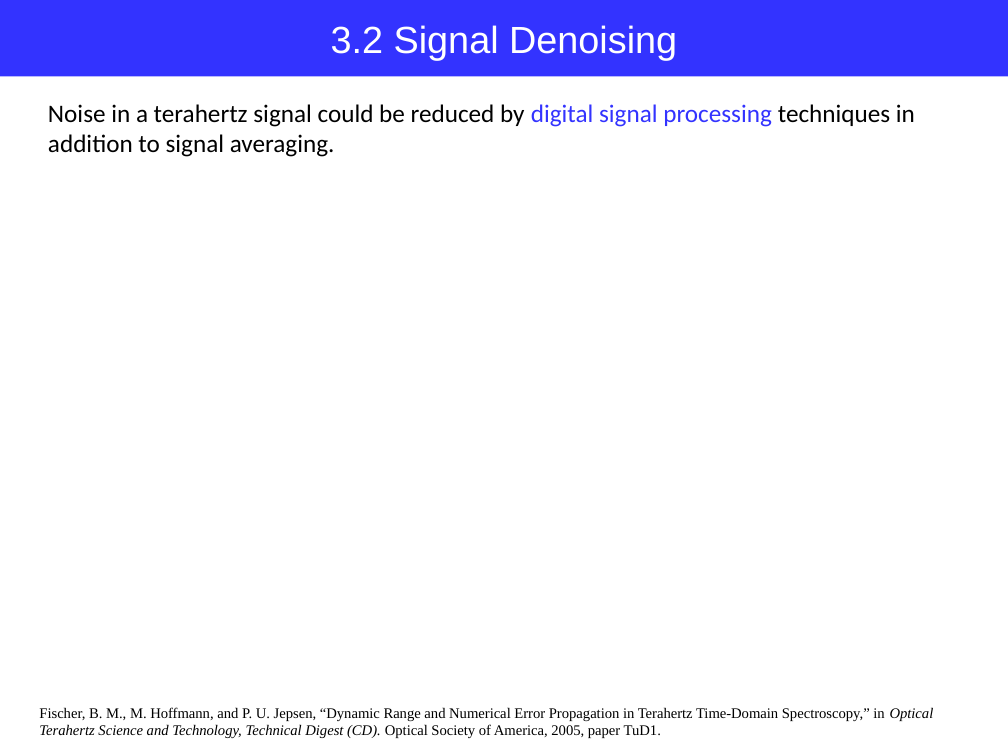
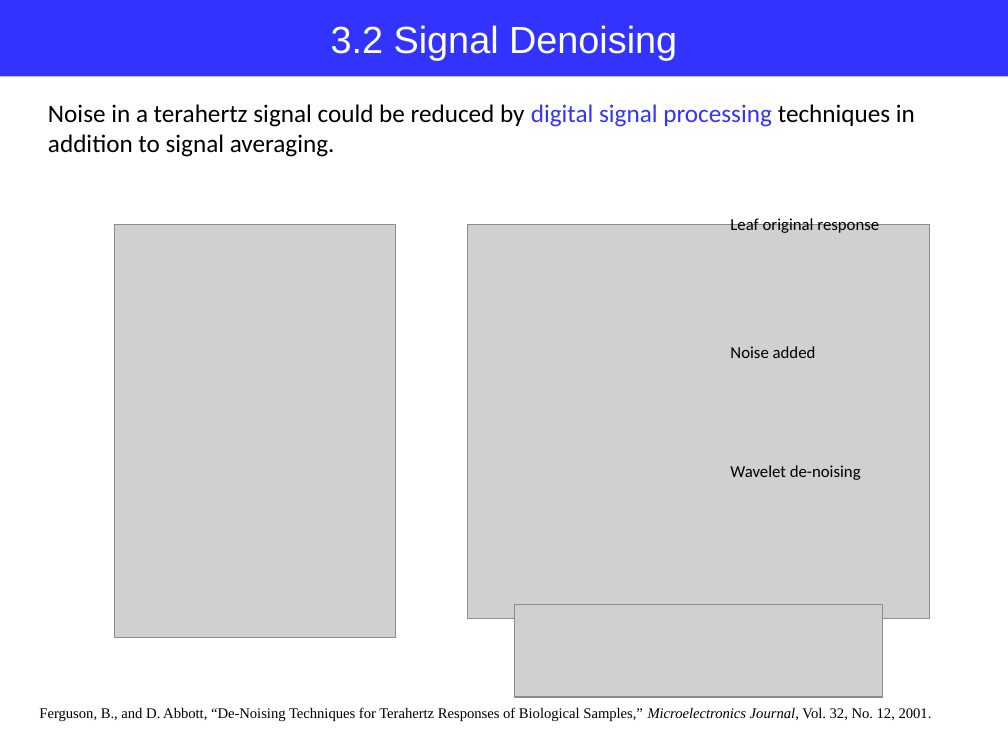
Before and after one commit to jglee96/NBTP_Lab, a slide deck: slide 16 of Terahertz Metrology/Ch2/Terahertz Metrology_Ch2.pptx. Drawn at 1008x756 pixels with LibreOffice and Linux fonts; fonts in the diff are those of the drawing; grey boxes stand for pictures. Boxes give left, top, right and bottom in pixels: in the first picture for what was removed or moved away, otherwise in the second. Text is boxed around its words. In the diff, an @@ line names an element or a change of style, - is before the commit and + after.

```diff
--- a/Terahertz Metrology/Ch2/Terahertz Metrology_Ch2.pptx
+++ b/Terahertz Metrology/Ch2/Terahertz Metrology_Ch2.pptx
@@ picture added at [115, 224, 396, 637] @@
@@ picture added at [468, 224, 930, 618] @@
@@ text added at [730, 217, 879, 233], 12 pt, text #000000 @@
+Leaf original response
@@ text added at [730, 346, 816, 358], 12 pt, text #000000 @@
+Noise added
@@ text added at [730, 465, 861, 480], 12 pt, text #000000 @@
+Wavelet de-noising
@@ picture added at [515, 604, 883, 697] @@
@@ text at [39, 707, 932, 721]: text changed @@
-Fischer, B. M., M. Hoffmann, and P. U. Jepsen, “Dynamic Range and Numerical Error Propagation in Terahertz Time-Domain Spectroscopy,” in Optical Terahertz Science and Technology, Technical Digest (CD). Optical Society of America, 2005, paper TuD1.
+Ferguson, B., and D. Abbott, “De-Noising Techniques for Terahertz Responses of Biological Samples,” Microelectronics Journal, Vol. 32, No. 12, 2001.
```
Also in this commit, not shown: 4 other slides changed.
